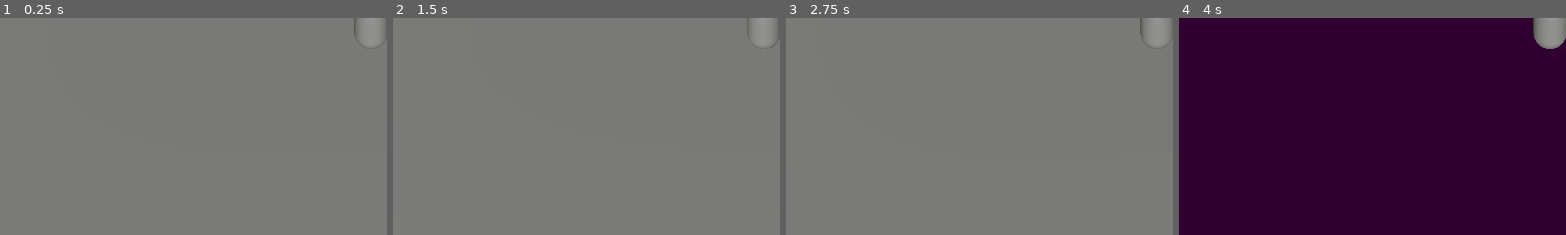
Above: before the commit, frames 1-4 (left to right).
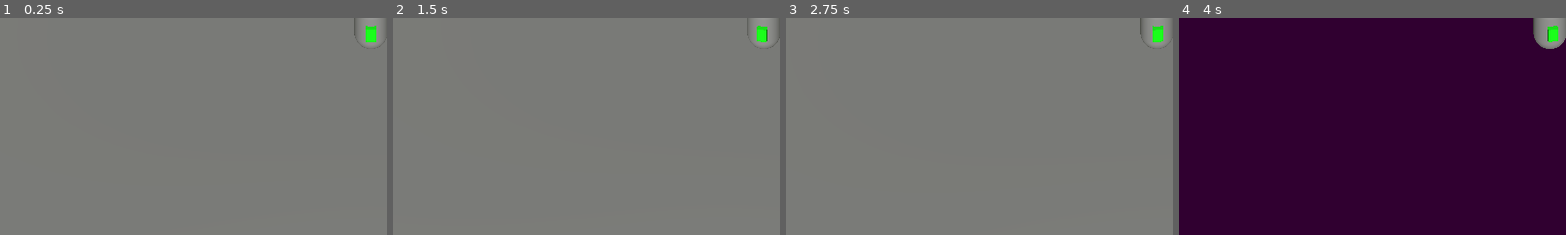
Above: after the commit, the same moments.

Repository: FellowshipOfTheGame/Hotel-Ponte-Negra
Game: Godot game, scene res://scenes/base.tscn
Same seed, same stepped clock (60 frames per second), same inputs: the game is played once before the commit and once after it.
Inputs (mouse positions are % of the whole screen's width and height, from its top left):
- Up to frame 1 (0.25 s): no input
- Up to frame 2 (1.5 s): tap Enter at 0.5 s; move the mouse to (55, 50) at 0.52 s; hold E (interact, bound only after the commit) 0.53-1.28 s; hold Up (ui_up) from 0.53 s (still down); tap Space at 1.25 s; move the mouse to (45, 50) at 1.27 s; tap E (interact, bound only after the commit) at 1.35 s
- Up to frame 3 (2.75 s): keep holding Up (ui_up); tap Enter at 2 s; move the mouse to (52, 48) at 2.02 s; hold E (interact, bound only after the commit) from 2.03 s (still down)
- Up to frame 4 (4 s): keep holding Up (ui_up); move the mouse to (49, 52) at 2.77 s; release E (interact, bound only after the commit) at 2.78 s; tap E (interact, bound only after the commit) at 2.85 s; move the mouse to (57, 51) at 3.52 s; hold E (interact, bound only after the commit) from 3.53 s (still down)
The pictures show only the part of the screen within x 2-52%, y 39-88%; the shares and areas given below are measured in that part.

The runs differ from the first frame. In frame 1, 0.2% of the frame differs, in the area x 94-98%, y 3-12%; in frame 2, 0.2%; in frame 3, 0.2%; in frame 4, 0.2%.

Commit message:
Interaction System
Sistema de interação que funciona com o seguinte:
- Player tem uma área invisível em sua frente.
- Se há um ou mais interagíveis nesta área, o player sinaliza (seu "nariz" fica amarelo)
- Ele compara os interagíveis na área para que o player interaja com o mais próximo quando clica "E".
- A ação programada no objeto é feita mediante ao clique.

Diff:
--- a/project.godot
+++ b/project.godot
@@ -14,3 +14,17 @@
 run/main_scene="uid://bbwpri8lubdq6"
 config/features=PackedStringArray("4.5", "Forward Plus")
 config/icon="res://icon.svg"
+
+[input]
+
+interact={
+"deadzone": 0.2,
+"events": [Object(InputEventKey,"resource_local_to_scene":false,"resource_name":"","device":-1,"window_id":0,"alt_pressed":false,"shift_pressed":false,"ctrl_pressed":false,"meta_pressed":false,"pressed":false,"keycode":0,"physical_keycode":69,"key_label":0,"unicode":101,"location":0,"echo":false,"script":null)
+]
+}
+
+[layer_names]
+
+3d_physics/layer_1="World"
+3d_physics/layer_2="Player"
+3d_physics/layer_3="Interactables"
--- a/scenes/base.tscn
+++ b/scenes/base.tscn
@@ -1,6 +1,7 @@
-[gd_scene load_steps=3 format=3 uid="uid://bbwpri8lubdq6"]
+[gd_scene load_steps=4 format=3 uid="uid://bbwpri8lubdq6"]
 
 [ext_resource type="PackedScene" uid="uid://csmmjcndfe1ns" path="res://scenes/characters/player/player.tscn" id="1_pvqg0"]
+[ext_resource type="PackedScene" uid="uid://bbcas17fm2whi" path="res://scenes/objects/interactable_objects/suspicious_cilinder.tscn" id="2_baglu"]
 
 [sub_resource type="Environment" id="Environment_pvqg0"]
 background_mode = 1
@@ -26,3 +27,6 @@
 
 [node name="WorldEnvironment" type="WorldEnvironment" parent="."]
 environment = SubResource("Environment_pvqg0")
+
+[node name="SuspiciousCilinder" parent="." instance=ExtResource("2_baglu")]
+transform = Transform3D(1, 0, 0, 0, 1, 0, 0, 0, 1, 10.097397, 0, 11.752293)
--- /dev/null
+++ b/scenes/characters/player/interacting_component.gd
@@ -0,0 +1,35 @@
+extends Node3D
+
+@onready var front_marker: MeshInstance3D = $"../FrontMarker"
+
+var current_interactions := []
+var can_interact := true
+
+func _input(event: InputEvent) -> void:
+	if event.is_action_pressed("interact") and can_interact:
+		if current_interactions:
+			can_interact = false
+			front_marker.get_active_material(0).albedo_color = Color(0, 1, 0)
+			await current_interactions[0].interact.call()
+			can_interact = true
+
+func _process(_delta: float) -> void:
+	if current_interactions and can_interact:
+		current_interactions.sort_custom(_sort_by_nearest)
+		if current_interactions[0].is_interactable:
+			front_marker.get_active_material(0).albedo_color = Color(1, 1, 0) #interactable marker
+		else:
+			front_marker.get_active_material(0).albedo_color = Color(0, 1, 0)
+
+func _sort_by_nearest(area1, area2):
+	var area1_dist = global_position.distance_to(area1.global_position)
+	var area2_dist = global_position.distance_to(area2.global_position)
+	return area1_dist < area2_dist
+
+func _on_interact_range_area_entered(area: Area3D) -> void:
+	current_interactions.push_back(area)
+
+func _on_interact_range_area_exited(area: Area3D) -> void:
+	current_interactions.erase(area)
+	if !current_interactions:
+		front_marker.get_active_material(0).albedo_color = Color(0, 1, 0)
--- /dev/null
+++ b/scenes/characters/player/interacting_component.tscn
@@ -0,0 +1,20 @@
+[gd_scene load_steps=3 format=3 uid="uid://bkbonrs1200qi"]
+
+[ext_resource type="Script" uid="uid://d0vdy30g6rxld" path="res://scenes/characters/player/interacting_component.gd" id="1_yfp8o"]
+
+[sub_resource type="BoxShape3D" id="BoxShape3D_hxb7c"]
+size = Vector3(1, 2, 1)
+
+[node name="InteractingComponent" type="Node3D"]
+script = ExtResource("1_yfp8o")
+
+[node name="InteractRange" type="Area3D" parent="."]
+collision_layer = 0
+collision_mask = 4
+
+[node name="CollisionShape3D" type="CollisionShape3D" parent="InteractRange"]
+transform = Transform3D(1, 0, 0, 0, 1, 0, 0, 0, 1, 0, 1.0065281, 0)
+shape = SubResource("BoxShape3D_hxb7c")
+
+[connection signal="area_entered" from="InteractRange" to="." method="_on_interact_range_area_entered"]
+[connection signal="area_exited" from="InteractRange" to="." method="_on_interact_range_area_exited"]
--- /dev/null
+++ b/scenes/characters/player/player.gd
@@ -0,0 +1,9 @@
+extends CharacterBody3D
+
+@export var velocidade : float = 10
+
+func _process(delta : float)->void:
+	var movX : int = int(Input.is_action_pressed("ui_right")) - int(Input.is_action_pressed("ui_left"))
+	var movZ : int = int(Input.is_action_pressed("ui_down")) - int(Input.is_action_pressed("ui_up"))
+	var movimento = Vector3(movX, 0, movZ).normalized() * (velocidade * delta) #vetor indica a nova posição e por isso é multiplicado por algo de dimensão de comprimento
+	position += movimento
--- a/scenes/characters/player/player.tscn
+++ b/scenes/characters/player/player.tscn
@@ -1,14 +1,25 @@
-[gd_scene load_steps=5 format=3 uid="uid://csmmjcndfe1ns"]
+[gd_scene load_steps=9 format=3 uid="uid://csmmjcndfe1ns"]
 
-[ext_resource type="Script" uid="uid://d0r8frqmevhc2" path="res://scripts/movePlayer.gd" id="1_t61fv"]
+[ext_resource type="Script" uid="uid://ug1jag7rmhxf" path="res://scenes/characters/player/player.gd" id="1_686vu"]
 [ext_resource type="Script" uid="uid://c1ivo2guoa08g" path="res://scripts/cameraController.gd" id="2_t61fv"]
+[ext_resource type="PackedScene" uid="uid://bkbonrs1200qi" path="res://scenes/characters/player/interacting_component.tscn" id="3_hss88"]
 
 [sub_resource type="CapsuleShape3D" id="CapsuleShape3D_bcx1r"]
 
 [sub_resource type="CapsuleMesh" id="CapsuleMesh_7uws0"]
 
-[node name="Node3D" type="CharacterBody3D"]
-script = ExtResource("1_t61fv")
+[sub_resource type="StandardMaterial3D" id="StandardMaterial3D_t61fv"]
+albedo_color = Color(0, 1, 0.023529412, 1)
+
+[sub_resource type="BoxMesh" id="BoxMesh_686vu"]
+material = SubResource("StandardMaterial3D_t61fv")
+size = Vector3(0.3, 0.5, 0.3)
+
+[sub_resource type="BoxShape3D" id="BoxShape3D_qd3e3"]
+size = Vector3(1, 2, 1)
+
+[node name="Player" type="CharacterBody3D"]
+script = ExtResource("1_686vu")
 
 [node name="CameraPivot" type="Node3D" parent="."]
 script = ExtResource("2_t61fv")
@@ -27,3 +38,19 @@
 transform = Transform3D(1, 0, 0, 0, 1, 0, 0, 0, 1, 0, 1, 0)
 mesh = SubResource("CapsuleMesh_7uws0")
 skeleton = NodePath("../CollisionShape3D")
+
+[node name="FrontMarker" type="MeshInstance3D" parent="."]
+transform = Transform3D(1, 0, 0, 0, 1, 0, 0, 0, 1, 0, 1, 0.5)
+mesh = SubResource("BoxMesh_686vu")
+skeleton = NodePath("../CollisionShape3D")
+
+[node name="InteractingComponent" parent="." instance=ExtResource("3_hss88")]
+transform = Transform3D(1, 0, 0, 0, 1, 0, 0, 0, 1, 0, 0, 1.2)
+
+[node name="InteractRange2" type="Area3D" parent="InteractingComponent"]
+collision_layer = 0
+collision_mask = 4
+
+[node name="CollisionShape3D" type="CollisionShape3D" parent="InteractingComponent/InteractRange2"]
+transform = Transform3D(1, 0, 0, 0, 1, 0, 0, 0, 1, 0, 1.0065281, 0)
+shape = SubResource("BoxShape3D_qd3e3")
--- /dev/null
+++ b/scenes/components/interactable_component.gd
@@ -0,0 +1,6 @@
+extends Node3D
+
+@export var is_interactable: bool = true
+
+var interact: Callable = func():
+	pass
--- /dev/null
+++ b/scenes/components/interactable_component.tscn
@@ -0,0 +1,8 @@
+[gd_scene load_steps=2 format=3 uid="uid://b2q3bfgj1ykyc"]
+
+[ext_resource type="Script" uid="uid://cdblyjsc7snbw" path="res://scenes/components/interactable_component.gd" id="1_qns0o"]
+
+[node name="Interactable" type="Area3D"]
+collision_layer = 4
+collision_mask = 0
+script = ExtResource("1_qns0o")
--- /dev/null
+++ b/scenes/objects/interactable_objects/suspicious_cilinder.gd
@@ -0,0 +1,11 @@
+extends Node3D
+
+# Necessário em todo interagível
+@onready var interactable: Area3D = $Interactable
+
+func _ready() -> void:
+	interactable.interact = _on_interact
+# ================================================================
+
+func _on_interact():
+	print("Suspicious...")
--- /dev/null
+++ b/scenes/objects/interactable_objects/suspicious_cilinder.tscn
@@ -0,0 +1,25 @@
+[gd_scene load_steps=6 format=3 uid="uid://bbcas17fm2whi"]
+
+[ext_resource type="Script" uid="uid://buyltbd7fxjvk" path="res://scenes/objects/interactable_objects/suspicious_cilinder.gd" id="1_dbjly"]
+[ext_resource type="PackedScene" uid="uid://b2q3bfgj1ykyc" path="res://scenes/components/interactable_component.tscn" id="1_up2pj"]
+
+[sub_resource type="StandardMaterial3D" id="StandardMaterial3D_dbjly"]
+albedo_color = Color(1, 1, 0, 1)
+
+[sub_resource type="CylinderMesh" id="CylinderMesh_ypbdt"]
+material = SubResource("StandardMaterial3D_dbjly")
+
+[sub_resource type="CylinderShape3D" id="CylinderShape3D_4s1qq"]
+
+[node name="SuspiciousCilinder" type="Node3D"]
+script = ExtResource("1_dbjly")
+
+[node name="MeshInstance3D" type="MeshInstance3D" parent="."]
+transform = Transform3D(1, 0, 0, 0, 1, 0, 0, 0, 1, 0, 1.0134002, 0)
+mesh = SubResource("CylinderMesh_ypbdt")
+
+[node name="Interactable" parent="." instance=ExtResource("1_up2pj")]
+transform = Transform3D(1, 0, 0, 0, 1, 0, 0, 0, 1, 0, 1.0134002, 0)
+
+[node name="CollisionShape3D" type="CollisionShape3D" parent="Interactable"]
+shape = SubResource("CylinderShape3D_4s1qq")
Not shown, added: scenes/characters/player/interacting_component.gd.uid
Not shown, added: scenes/characters/player/player.gd.uid
Not shown, added: scenes/components/interactable_component.gd.uid
Not shown, added: scenes/objects/interactable_objects/suspicious_cilinder.gd.uid
